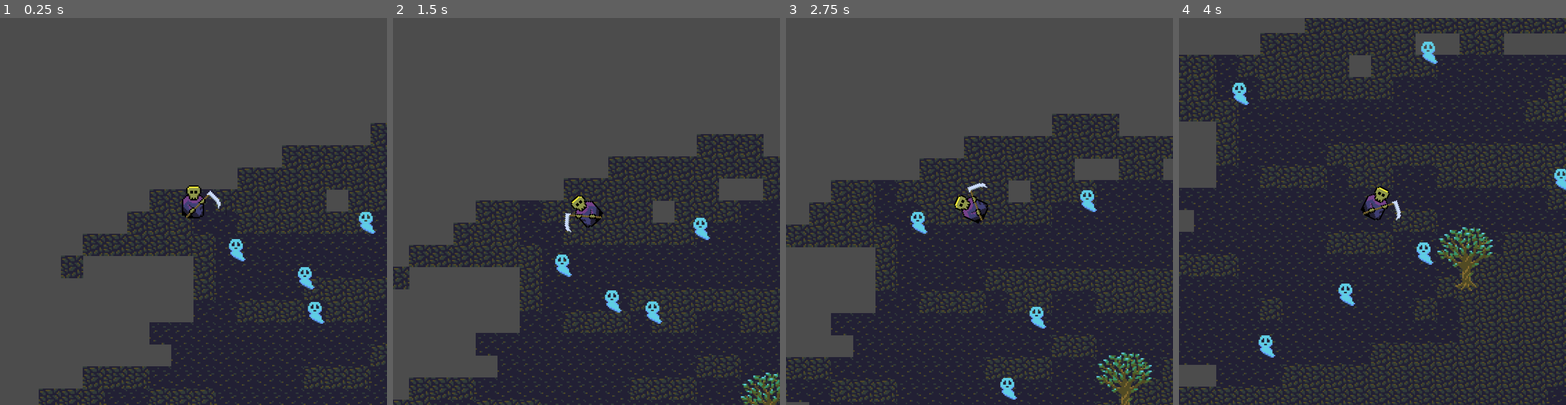
Above: before the commit, frames 1-4 (left to right).
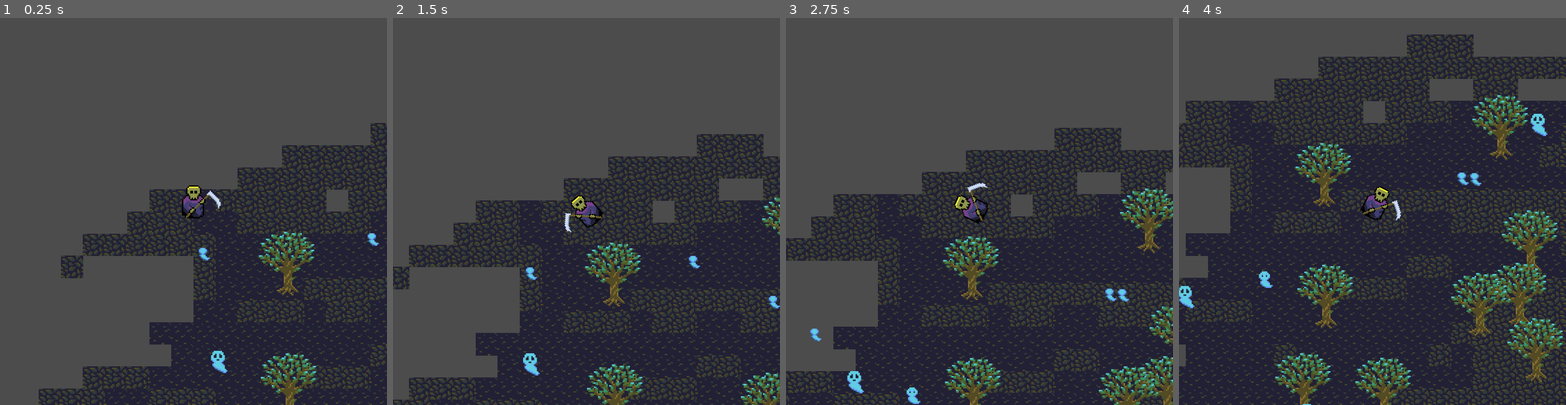
Above: after the commit, the same moments.

Repository: Tinsuit/GrimHarvester
Game: Godot game, scene res://Forest.tscn
The game is run twice, just before and just after one commit, with the same random seed, the same clock (stepped at 60 frames per second) and the same inputs.
Inputs (mouse positions are in pixels of both pictures, inside the frame that each line leads up to):
- Up to frame 1 (0.25 s): no input
- Up to frame 2 (1.5 s): move the mouse to (671, 192) at 0.52 s; click (671, 192) at 0.67 s; drag from (509, 230) to (601, 296) at 1.27 s
- Up to frame 3 (2.75 s): move the mouse to (1018, 126) at 2.02 s; click (1018, 126) at 2.17 s
- Up to frame 4 (4 s): drag from (1353, 288) to (1399, 389) at 2.77 s; move the mouse to (1488, 269) at 3.52 s; click (1488, 269) at 3.67 s

The runs differ from the first frame. In frame 1, 2.6% of the frame differs, in the area x 51-98%, y 50-100%; in frame 2, 2.8%; in frame 3, 26%; in frame 4, 47%, in the area x 0-100%, y 0-100%.

Commit message:
readiness

Diff:
--- /dev/null
+++ b/project/Animal.gd
@@ -0,0 +1,19 @@
+extends Area2D
+
+onready var player:AnimatedSprite = $AnimatedSprite
+
+# Called when the node enters the scene tree for the first time.
+func _ready():
+	player.play("leaving")
+
+
+# Called every frame. 'delta' is the elapsed time since the previous frame.
+#func _process(delta):
+#	pass
+
+
+func _on_AnimatedSprite_animation_finished():
+	if player.animation == "leaving":
+		player.play("sparkling")
+	elif player.animation == "sparkling":
+		player.play("squirrel")
--- /dev/null
+++ b/project/Animal.tscn
@@ -0,0 +1,100 @@
+[gd_scene load_steps=19 format=2]
+
+[ext_resource path="res://textures/sparkles-Sheet3x.png" type="Texture" id=1]
+[ext_resource path="res://textures/sprit-reaped-Sheet3x.png" type="Texture" id=2]
+[ext_resource path="res://textures/squirrel3x.png" type="Texture" id=3]
+[ext_resource path="res://Animal.gd" type="Script" id=4]
+
+[sub_resource type="AtlasTexture" id=1]
+flags = 4
+atlas = ExtResource( 2 )
+region = Rect2( 0, 0, 48, 60 )
+
+[sub_resource type="AtlasTexture" id=2]
+flags = 4
+atlas = ExtResource( 2 )
+region = Rect2( 48, 0, 48, 60 )
+
+[sub_resource type="AtlasTexture" id=3]
+flags = 4
+atlas = ExtResource( 2 )
+region = Rect2( 96, 0, 48, 60 )
+
+[sub_resource type="AtlasTexture" id=4]
+flags = 4
+atlas = ExtResource( 2 )
+region = Rect2( 144, 0, 48, 60 )
+
+[sub_resource type="AtlasTexture" id=5]
+flags = 4
+atlas = ExtResource( 2 )
+region = Rect2( 192, 0, 48, 60 )
+
+[sub_resource type="AtlasTexture" id=6]
+flags = 4
+atlas = ExtResource( 1 )
+region = Rect2( 0, 0, 48, 48 )
+
+[sub_resource type="AtlasTexture" id=7]
+flags = 4
+atlas = ExtResource( 1 )
+region = Rect2( 48, 0, 48, 48 )
+
+[sub_resource type="AtlasTexture" id=8]
+flags = 4
+atlas = ExtResource( 1 )
+region = Rect2( 96, 0, 48, 48 )
+
+[sub_resource type="AtlasTexture" id=9]
+flags = 4
+atlas = ExtResource( 1 )
+region = Rect2( 144, 0, 48, 48 )
+
+[sub_resource type="AtlasTexture" id=10]
+flags = 4
+atlas = ExtResource( 1 )
+region = Rect2( 240, 0, 48, 48 )
+
+[sub_resource type="AtlasTexture" id=11]
+flags = 4
+atlas = ExtResource( 1 )
+region = Rect2( 288, 0, 48, 48 )
+
+[sub_resource type="AtlasTexture" id=12]
+flags = 4
+atlas = ExtResource( 3 )
+region = Rect2( 0, 0, 48, 48 )
+
+[sub_resource type="SpriteFrames" id=13]
+animations = [ {
+"frames": [ SubResource( 1 ), SubResource( 2 ), SubResource( 3 ), SubResource( 4 ), SubResource( 5 ) ],
+"loop": false,
+"name": "leaving",
+"speed": 5.0
+}, {
+"frames": [ SubResource( 6 ), SubResource( 7 ), SubResource( 8 ), SubResource( 9 ), SubResource( 10 ), SubResource( 11 ) ],
+"loop": false,
+"name": "sparkling",
+"speed": 5.0
+}, {
+"frames": [ SubResource( 12 ) ],
+"loop": false,
+"name": "squirrel",
+"speed": 5.0
+} ]
+
+[sub_resource type="CapsuleShape2D" id=14]
+radius = 13.0
+
+[node name="Animal" type="Area2D"]
+script = ExtResource( 4 )
+
+[node name="AnimatedSprite" type="AnimatedSprite" parent="."]
+frames = SubResource( 13 )
+animation = "leaving"
+
+[node name="CollisionShape2D" type="CollisionShape2D" parent="."]
+position = Vector2( 0, 2 )
+shape = SubResource( 14 )
+
+[connection signal="animation_finished" from="AnimatedSprite" to="." method="_on_AnimatedSprite_animation_finished"]
--- a/project/Forest.tscn
+++ b/project/Forest.tscn
@@ -1,7 +1,6 @@
-[gd_scene load_steps=16 format=2]
+[gd_scene load_steps=15 format=2]
 
 [ext_resource path="res://scripts/PlayerGrim.gd" type="Script" id=1]
-[ext_resource path="res://Spirit.tscn" type="PackedScene" id=2]
 [ext_resource path="res://scripts/Forest.gd" type="Script" id=3]
 [ext_resource path="res://textures/ground3x.png" type="Texture" id=4]
 [ext_resource path="res://textures/ground-leaves3x.png" type="Texture" id=5]
@@ -113,70 +112,264 @@
 position = Vector2( 0, -59 )
 texture = ExtResource( 6 )
 
+[node name="Tree2" type="StaticBody2D" parent="Trees"]
+position = Vector2( 653, 318 )
+__meta__ = {
+"_edit_group_": true
+}
+
+[node name="CollisionShape2D" type="CollisionShape2D" parent="Trees/Tree2"]
+shape = SubResource( 2 )
+
+[node name="Top" type="Sprite" parent="Trees/Tree2"]
+position = Vector2( 0, -59 )
+texture = ExtResource( 6 )
+
+[node name="Tree3" type="StaticBody2D" parent="Trees"]
+position = Vector2( 629, 432 )
+__meta__ = {
+"_edit_group_": true
+}
+
+[node name="CollisionShape2D" type="CollisionShape2D" parent="Trees/Tree3"]
+shape = SubResource( 2 )
+
+[node name="Top" type="Sprite" parent="Trees/Tree3"]
+position = Vector2( 0, -59 )
+texture = ExtResource( 6 )
+
+[node name="Tree4" type="StaticBody2D" parent="Trees"]
+position = Vector2( 665, 552 )
+__meta__ = {
+"_edit_group_": true
+}
+
+[node name="CollisionShape2D" type="CollisionShape2D" parent="Trees/Tree4"]
+shape = SubResource( 2 )
+
+[node name="Top" type="Sprite" parent="Trees/Tree4"]
+position = Vector2( 0, -59 )
+texture = ExtResource( 6 )
+
+[node name="Tree5" type="StaticBody2D" parent="Trees"]
+position = Vector2( 91, 764 )
+__meta__ = {
+"_edit_group_": true
+}
+
+[node name="CollisionShape2D" type="CollisionShape2D" parent="Trees/Tree5"]
+shape = SubResource( 2 )
+
+[node name="Top" type="Sprite" parent="Trees/Tree5"]
+position = Vector2( 0, -59 )
+texture = ExtResource( 6 )
+
+[node name="Tree6" type="StaticBody2D" parent="Trees"]
+position = Vector2( 161, 628 )
+__meta__ = {
+"_edit_group_": true
+}
+
+[node name="CollisionShape2D" type="CollisionShape2D" parent="Trees/Tree6"]
+shape = SubResource( 2 )
+
+[node name="Top" type="Sprite" parent="Trees/Tree6"]
+position = Vector2( 0, -59 )
+texture = ExtResource( 6 )
+
+[node name="Tree7" type="StaticBody2D" parent="Trees"]
+position = Vector2( 209, 436 )
+__meta__ = {
+"_edit_group_": true
+}
+
+[node name="CollisionShape2D" type="CollisionShape2D" parent="Trees/Tree7"]
+shape = SubResource( 2 )
+
+[node name="Top" type="Sprite" parent="Trees/Tree7"]
+position = Vector2( 0, -59 )
+texture = ExtResource( 6 )
+
+[node name="Tree8" type="StaticBody2D" parent="Trees"]
+position = Vector2( 335, 638 )
+__meta__ = {
+"_edit_group_": true
+}
+
+[node name="CollisionShape2D" type="CollisionShape2D" parent="Trees/Tree8"]
+shape = SubResource( 2 )
+
+[node name="Top" type="Sprite" parent="Trees/Tree8"]
+position = Vector2( 0, -59 )
+texture = ExtResource( 6 )
+
+[node name="Tree9" type="StaticBody2D" parent="Trees"]
+position = Vector2( 241, 924 )
+__meta__ = {
+"_edit_group_": true
+}
+
+[node name="CollisionShape2D" type="CollisionShape2D" parent="Trees/Tree9"]
+shape = SubResource( 2 )
+
+[node name="Top" type="Sprite" parent="Trees/Tree9"]
+position = Vector2( 0, -59 )
+texture = ExtResource( 6 )
+
+[node name="Tree10" type="StaticBody2D" parent="Trees"]
+position = Vector2( 1335, 726 )
+__meta__ = {
+"_edit_group_": true
+}
+
+[node name="CollisionShape2D" type="CollisionShape2D" parent="Trees/Tree10"]
+shape = SubResource( 2 )
+
+[node name="Top" type="Sprite" parent="Trees/Tree10"]
+position = Vector2( 0, -59 )
+texture = ExtResource( 6 )
+
+[node name="Tree11" type="StaticBody2D" parent="Trees"]
+position = Vector2( 1095, 850 )
+__meta__ = {
+"_edit_group_": true
+}
+
+[node name="CollisionShape2D" type="CollisionShape2D" parent="Trees/Tree11"]
+shape = SubResource( 2 )
+
+[node name="Top" type="Sprite" parent="Trees/Tree11"]
+position = Vector2( 0, -59 )
+texture = ExtResource( 6 )
+
+[node name="Tree12" type="StaticBody2D" parent="Trees"]
+position = Vector2( 1359, 558 )
+__meta__ = {
+"_edit_group_": true
+}
+
+[node name="CollisionShape2D" type="CollisionShape2D" parent="Trees/Tree12"]
+shape = SubResource( 2 )
+
+[node name="Top" type="Sprite" parent="Trees/Tree12"]
+position = Vector2( 0, -59 )
+texture = ExtResource( 6 )
+
+[node name="Tree13" type="StaticBody2D" parent="Trees"]
+position = Vector2( 1189, 676 )
+__meta__ = {
+"_edit_group_": true
+}
+
+[node name="CollisionShape2D" type="CollisionShape2D" parent="Trees/Tree13"]
+shape = SubResource( 2 )
+
+[node name="Top" type="Sprite" parent="Trees/Tree13"]
+position = Vector2( 0, -59 )
+texture = ExtResource( 6 )
+
+[node name="Tree14" type="StaticBody2D" parent="Trees"]
+position = Vector2( 1171, 278 )
+__meta__ = {
+"_edit_group_": true
+}
+
+[node name="CollisionShape2D" type="CollisionShape2D" parent="Trees/Tree14"]
+shape = SubResource( 2 )
+
+[node name="Top" type="Sprite" parent="Trees/Tree14"]
+position = Vector2( 0, -59 )
+texture = ExtResource( 6 )
+
+[node name="Tree15" type="StaticBody2D" parent="Trees"]
+position = Vector2( 1315, 232 )
+__meta__ = {
+"_edit_group_": true
+}
+
+[node name="CollisionShape2D" type="CollisionShape2D" parent="Trees/Tree15"]
+shape = SubResource( 2 )
+
+[node name="Top" type="Sprite" parent="Trees/Tree15"]
+position = Vector2( 0, -59 )
+texture = ExtResource( 6 )
+
+[node name="Tree16" type="StaticBody2D" parent="Trees"]
+position = Vector2( 1017, 428 )
+__meta__ = {
+"_edit_group_": true
+}
+
+[node name="CollisionShape2D" type="CollisionShape2D" parent="Trees/Tree16"]
+shape = SubResource( 2 )
+
+[node name="Top" type="Sprite" parent="Trees/Tree16"]
+position = Vector2( 0, -59 )
+texture = ExtResource( 6 )
+
+[node name="Tree17" type="StaticBody2D" parent="Trees"]
+position = Vector2( 589, 68 )
+__meta__ = {
+"_edit_group_": true
+}
+
+[node name="CollisionShape2D" type="CollisionShape2D" parent="Trees/Tree17"]
+shape = SubResource( 2 )
+
+[node name="Top" type="Sprite" parent="Trees/Tree17"]
+position = Vector2( 0, -59 )
+texture = ExtResource( 6 )
+
+[node name="Tree18" type="StaticBody2D" parent="Trees"]
+position = Vector2( 797, 894 )
+__meta__ = {
+"_edit_group_": true
+}
+
+[node name="CollisionShape2D" type="CollisionShape2D" parent="Trees/Tree18"]
+shape = SubResource( 2 )
+
+[node name="Top" type="Sprite" parent="Trees/Tree18"]
+position = Vector2( 0, -59 )
+texture = ExtResource( 6 )
+
+[node name="Tree19" type="StaticBody2D" parent="Trees"]
+position = Vector2( 523, 928 )
+__meta__ = {
+"_edit_group_": true
+}
+
+[node name="CollisionShape2D" type="CollisionShape2D" parent="Trees/Tree19"]
+shape = SubResource( 2 )
+
+[node name="Top" type="Sprite" parent="Trees/Tree19"]
+position = Vector2( 0, -59 )
+texture = ExtResource( 6 )
+
+[node name="Tree20" type="StaticBody2D" parent="Trees"]
+position = Vector2( 1027, 74 )
+__meta__ = {
+"_edit_group_": true
+}
+
+[node name="CollisionShape2D" type="CollisionShape2D" parent="Trees/Tree20"]
+shape = SubResource( 2 )
+
+[node name="Top" type="Sprite" parent="Trees/Tree20"]
+position = Vector2( 0, -59 )
+texture = ExtResource( 6 )
+
+[node name="Tree21" type="StaticBody2D" parent="Trees"]
+position = Vector2( 205, 172 )
+__meta__ = {
+"_edit_group_": true
+}
+
+[node name="CollisionShape2D" type="CollisionShape2D" parent="Trees/Tree21"]
+shape = SubResource( 2 )
+
+[node name="Top" type="Sprite" parent="Trees/Tree21"]
+position = Vector2( 0, -59 )
+texture = ExtResource( 6 )
+
 [node name="Spirits" type="Node2D" parent="."]
-
-[node name="Spirit" parent="Spirits" instance=ExtResource( 2 )]
-position = Vector2( 251, 145 )
-
-[node name="Spirit2" parent="Spirits" instance=ExtResource( 2 )]
-position = Vector2( 254, 220 )
-
-[node name="Spirit3" parent="Spirits" instance=ExtResource( 2 )]
-position = Vector2( 254, 978 )
-
-[node name="Spirit4" parent="Spirits" instance=ExtResource( 2 )]
-position = Vector2( 736, 327 )
-
-[node name="Spirit5" parent="Spirits" instance=ExtResource( 2 )]
-position = Vector2( 179, 571 )
-
-[node name="Spirit6" parent="Spirits" instance=ExtResource( 2 )]
-position = Vector2( 374, 34 )
-
-[node name="Spirit7" parent="Spirits" instance=ExtResource( 2 )]
-position = Vector2( 92, 75 )
-
-[node name="Spirit8" parent="Spirits" instance=ExtResource( 2 )]
-position = Vector2( 1314, 988 )
-
-[node name="Spirit9" parent="Spirits" instance=ExtResource( 2 )]
-position = Vector2( 1130, 136 )
-
-[node name="Spirit10" parent="Spirits" instance=ExtResource( 2 )]
-position = Vector2( 1075, 514 )
-
-[node name="Spirit11" parent="Spirits" instance=ExtResource( 2 )]
-position = Vector2( 423, 892 )
-
-[node name="Spirit12" parent="Spirits" instance=ExtResource( 2 )]
-position = Vector2( 867, 275 )
-
-[node name="Spirit13" parent="Spirits" instance=ExtResource( 2 )]
-position = Vector2( 891, 790 )
-
-[connection signal="grim_neared" from="Spirits/Spirit" to="." method="_on_Spirit_grim_neared"]
-[connection signal="grim_touched" from="Spirits/Spirit" to="." method="_on_Spirit_grim_touched"]
-[connection signal="grim_neared" from="Spirits/Spirit2" to="." method="_on_Spirit_grim_neared"]
-[connection signal="grim_touched" from="Spirits/Spirit2" to="." method="_on_Spirit_grim_touched"]
-[connection signal="grim_neared" from="Spirits/Spirit3" to="." method="_on_Spirit_grim_neared"]
-[connection signal="grim_touched" from="Spirits/Spirit3" to="." method="_on_Spirit_grim_touched"]
-[connection signal="grim_neared" from="Spirits/Spirit4" to="." method="_on_Spirit_grim_neared"]
-[connection signal="grim_touched" from="Spirits/Spirit4" to="." method="_on_Spirit_grim_touched"]
-[connection signal="grim_neared" from="Spirits/Spirit5" to="." method="_on_Spirit_grim_neared"]
-[connection signal="grim_touched" from="Spirits/Spirit5" to="." method="_on_Spirit_grim_touched"]
-[connection signal="grim_neared" from="Spirits/Spirit6" to="." method="_on_Spirit_grim_neared"]
-[connection signal="grim_touched" from="Spirits/Spirit6" to="." method="_on_Spirit_grim_touched"]
-[connection signal="grim_neared" from="Spirits/Spirit7" to="." method="_on_Spirit_grim_neared"]
-[connection signal="grim_touched" from="Spirits/Spirit7" to="." method="_on_Spirit_grim_touched"]
-[connection signal="grim_neared" from="Spirits/Spirit8" to="." method="_on_Spirit_grim_neared"]
-[connection signal="grim_touched" from="Spirits/Spirit8" to="." method="_on_Spirit_grim_touched"]
-[connection signal="grim_neared" from="Spirits/Spirit9" to="." method="_on_Spirit_grim_neared"]
-[connection signal="grim_touched" from="Spirits/Spirit9" to="." method="_on_Spirit_grim_touched"]
-[connection signal="grim_neared" from="Spirits/Spirit10" to="." method="_on_Spirit_grim_neared"]
-[connection signal="grim_touched" from="Spirits/Spirit10" to="." method="_on_Spirit_grim_touched"]
-[connection signal="grim_neared" from="Spirits/Spirit11" to="." method="_on_Spirit_grim_neared"]
-[connection signal="grim_touched" from="Spirits/Spirit11" to="." method="_on_Spirit_grim_touched"]
-[connection signal="grim_neared" from="Spirits/Spirit12" to="." method="_on_Spirit_grim_neared"]
-[connection signal="grim_touched" from="Spirits/Spirit12" to="." method="_on_Spirit_grim_touched"]
-[connection signal="grim_neared" from="Spirits/Spirit13" to="." method="_on_Spirit_grim_neared"]
-[connection signal="grim_touched" from="Spirits/Spirit13" to="." method="_on_Spirit_grim_touched"]
--- a/project/Spirit.tscn
+++ b/project/Spirit.tscn
@@ -78,6 +78,10 @@
 [node name="CollisionShape2D2" type="CollisionShape2D" parent="Body"]
 shape = SubResource( 12 )
 
+[node name="Readiness" type="Timer" parent="."]
+wait_time = 30.0
+
 [connection signal="body_entered" from="Aura" to="." method="_on_Aura_Area2D_body_entered"]
 [connection signal="timeout" from="Run" to="." method="_on_Run_timeout"]
 [connection signal="body_entered" from="Body" to="." method="_on_Body_body_entered"]
+[connection signal="timeout" from="Readiness" to="." method="_on_Readiness_timeout"]
--- a/project/scripts/Forest.gd
+++ b/project/scripts/Forest.gd
@@ -1,10 +1,23 @@
 extends Node2D
 
+var Animal = preload("res://Animal.tscn")
+var Spirit = preload("res://Spirit.tscn")
 
+var spirits = []
+const TOTAL = 25
+
+var random = RandomNumberGenerator.new()
 
 # Called when the node enters the scene tree for the first time.
 func _ready():
-	pass # Replace with function body.
+	for i in TOTAL:
+		var s = Spirit.instance()
+		randf()
+		s.position = Vector2(random.randi_range(0, 2000), random.randi_range(0, 1500))
+		s.connect("grim_neared", self, "_on_Spirit_grim_neared")
+		s.connect("grim_touched", self, "_on_Spirit_grim_touched")
+		$Spirits.add_child(s)
+		spirits.push_back(s)
 
 
 # Called every frame. 'delta' is the elapsed time since the previous frame.
@@ -15,13 +28,18 @@
 	if $Trees/PlayerGrim.running == true:
 		pass
 
-
 func _on_Spirit_grim_neared(spirit):
 	if $Trees/PlayerGrim.running == true:
 		spirit.run_away($Trees/PlayerGrim.position)
 
-
 func _on_Spirit_grim_touched(spirit):
-	spirit.queue_free()
+	if spirit.player.frame == 0:
+		var a = Animal.instance()
+		a.position = spirit.position
+		add_child(a)
+		spirits.erase(spirit)
+		spirit.queue_free()
+	else:
+		spirit.set_readiness(spirit.player.frame + 1)
 	$Trees/PlayerGrim/AnimatedSprite.frame = 0
 	$Trees/PlayerGrim/AnimatedSprite.play()
--- a/project/scripts/Spirit.gd
+++ b/project/scripts/Spirit.gd
@@ -3,9 +3,14 @@
 export var speed = 40
 var dir
 var running = false
+var sensitivity
 
 signal grim_neared(spirit)
 signal grim_touched(spirit)
+
+onready var player = $AnimatedSprite
+
+var random = RandomNumberGenerator.new()
 
 var directions = {
 	"Up": Vector2(0, -1),
@@ -16,22 +21,33 @@
 
 # Called when the node enters the scene tree for the first time.
 func _ready():
-	randomize()
+	random.randomize()
+	$AnimatedSprite.animation = "Legs" if randf() > .5 else "Tails"
+	sensitivity = randf()
+	set_readiness(random.randi_range(0, 3))
+	if player.frame == 0:
+		$Readiness.stop()
 
+func set_readiness(i:int):
+	player.frame = clamp(i, 0, 3)
+	if player.frame == 0:
+		$Readiness.stop()
+	else:
+		$Readiness.start()
 
 # Called every frame. 'delta' is the elapsed time since the previous frame.
 func _process(delta):
 	if dir != null:
 		translate(dir * speed * delta * (5 if running else 1))
-	else:
+	elif randf() >= 0.3:
 		var areas:Array = get_overlapping_areas()
 		if !areas.empty():
 			var dirs = []
-			if areas[0].position.x > 0:
+			if areas[0].position.x > position.x:
 				dirs.push_back(directions.Right)
 			else:
 				dirs.push_back(directions.Left)
-			if areas[0].position.y > 0:
+			if areas[0].position.y > position.y:
 				dirs.push_back(directions.Down)
 			else:
 				dirs.push_back(directions.Up)
@@ -61,3 +77,7 @@
 func _on_Body_body_entered(body:Node):
 	if body.name == "PlayerGrim":
 		emit_signal("grim_touched", self)
+
+
+func _on_Readiness_timeout():
+	set_readiness(player.frame - 1)
Not shown, changed: index.html
Not shown, changed: index.pck
